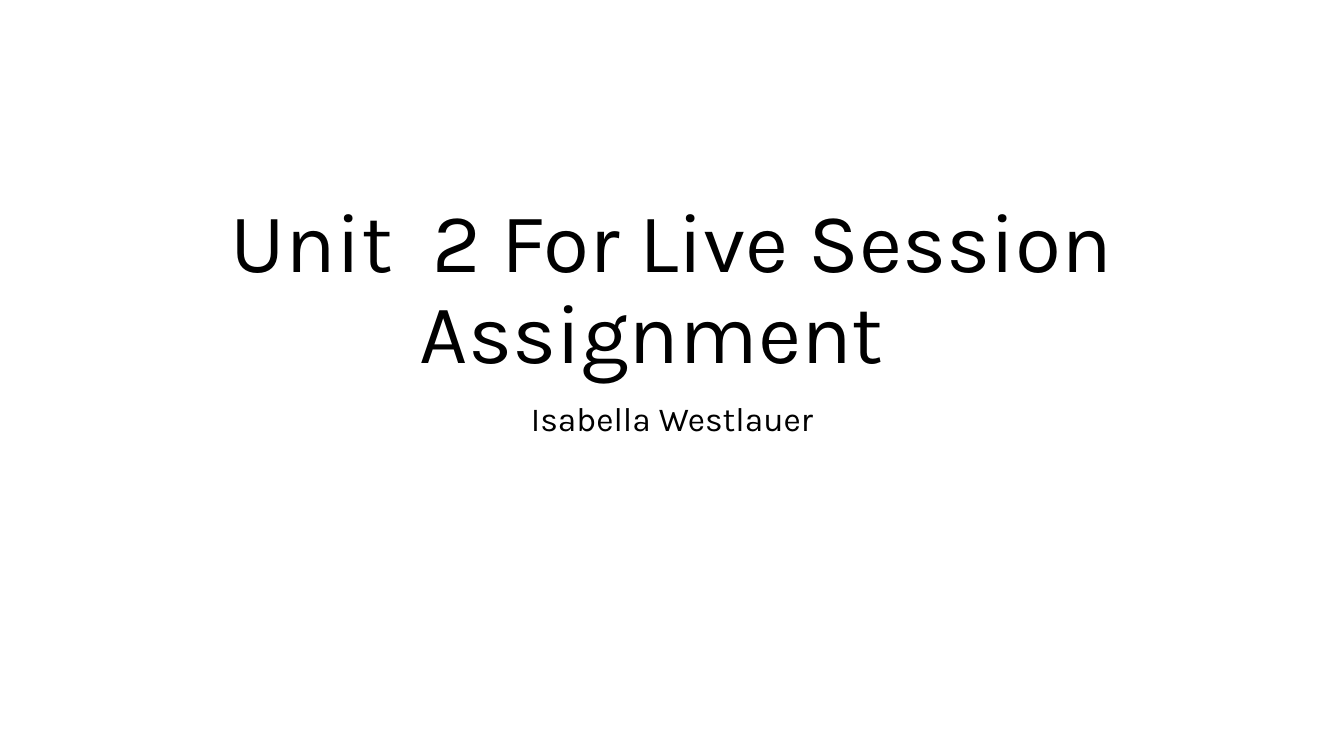
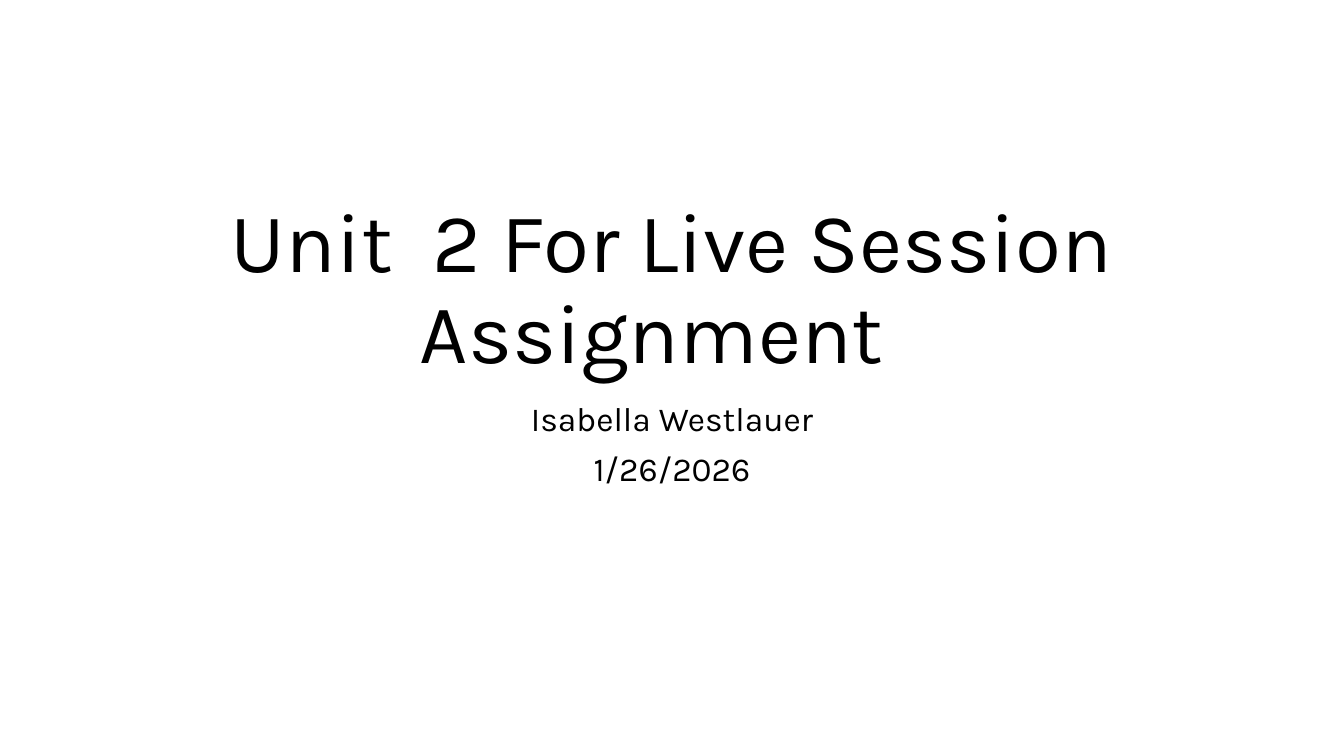
Before and after one commit to Iwestlauer/doing_data_science, a slide deck: slide 1 of Unit 2 Visualization/Isabella_Westlauer_FLS_Unit2.pptx. Drawn at 1344x756 pixels with LibreOffice and Linux fonts; fonts in the diff are those of the drawing. Boxes give left, top, right and bottom in pixels: in the first picture for what was removed or moved away, otherwise in the second. Text is boxed around its words. In the diff, an @@ line names an element or a change of style, - is before the commit and + after.

Commit message:
more on unit 2

```diff
--- a/Unit 2 Visualization/Isabella_Westlauer_FLS_Unit2.pptx
+++ b/Unit 2 Visualization/Isabella_Westlauer_FLS_Unit2.pptx
@@ subtitle at box(594, 456, 751, 484): paragraph added @@
+1/26/2026
```
Also in this commit, not shown: 1 other slide changed, 4 slides added, 13 slides removed, 1 other file.
